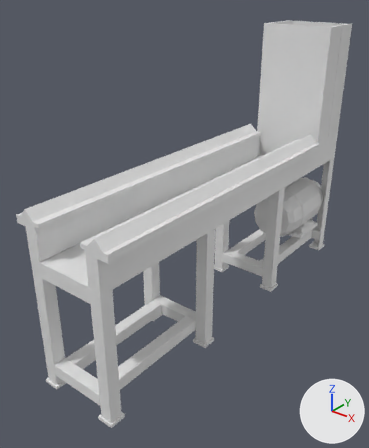
Renders of the Blender file Base3.blend from each side of a commit.
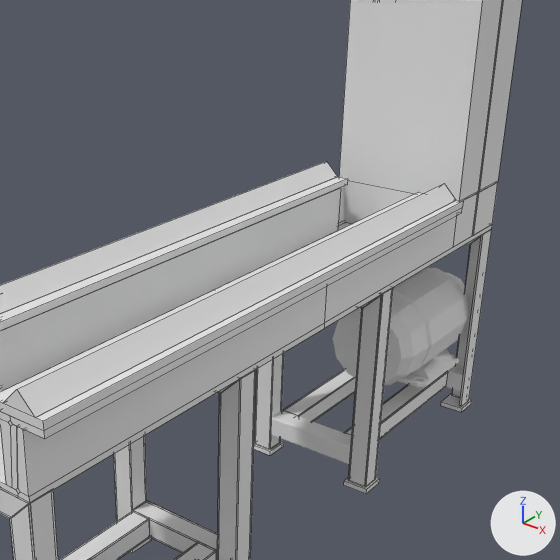
Each version is shown whole from a 50 mm camera at (0.772, -1.944, 1.078) aimed at (-0.192, -0.739, 0.331), then close up on the part from 23% to 100% of the width and 9% to 73% of the height. The axes (+X, +Y, +Z) are drawn at lower right. The lights are the same throughout. The close-ups show mesh edges as thin lines.

Objects in the first close-up: 'Base global', 'Base superior Frontal', 'Base superior Posterior', 'Cabeza Polea', 'Cabeza Polea.001', 'Guia plana Frontal', 'Guia plana posterior', 'Guia principal Frontal', 'Guia principal Posterior', 'Pata 2 posterior', 'Pata 3 posterior', 'motor'.
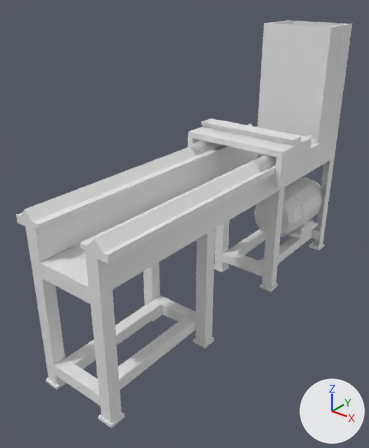
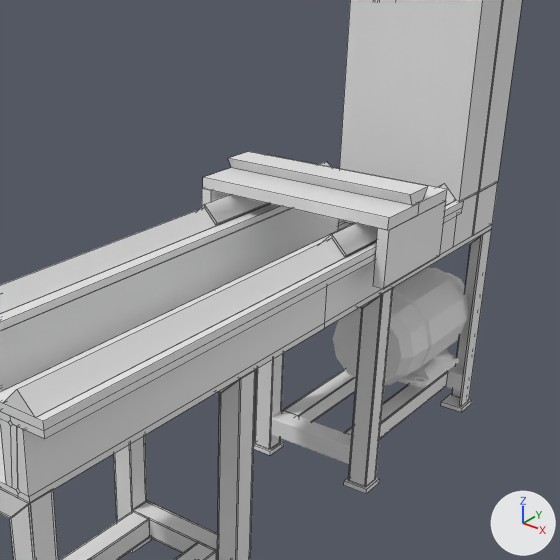
What differs and where, as boxes [x1, y1, x2, y2] in the close-ups (560 x 560 px; the box of a moved part takes in the faces that stretch with it):
'Base derecha', added
    after: [203, 168, 419, 230]
'Base guia', added
    after: [228, 152, 428, 205]
'Base Lateral Posterior', added
    after: [373, 201, 446, 289]
'Guia Frontal', shown
    after: [200, 195, 268, 224]
'Guia Posterior', shown
    after: [324, 223, 377, 257]
'Base 1', shown
    after: [268, 155, 447, 215]
'Base Lateral Frontal', shown
    after: [202, 188, 230, 206]
part 1 of me_plane_023, moved or reshaped (not visible before)
    after: [268, 155, 447, 210]

The change, as a list of edits to the scene's bpy script:
```text
Add mat_default_obj_012:
    mat_default_obj_012 = principled_material('Default OBJ.012')
    mat_default_obj_012.base_color = (0.8, 0.8, 0.8)  # white #e7e7e7
Change me_plane_023:
    where me_plane_023.from_pydata(...)  # 8 vertices, 6 faces; spans x 0.0..0.1, y 0.0..0.02, z -0.446..0.0
    used by ob_base_1; location = (0.066, -0.462, 0.567); rotation_euler = (1.571, 0.0, 1.571), in degrees (90, 0, 90)
    me_plane_023 part 1: the whole mesh is scaled about the mesh origin by (1, 1, 0.833)
Change me_plane_027:
    where me_plane_027.from_pydata(...)  # 8 vertices, 6 faces; spans x 0.0..0.1, y 0.0..0.02, z -0.4..-0.148
    used by ob_base_lateral_frontal; location = (0.036, -0.762, 0.567); rotation_euler = (1.571, 1.571, 0.0), in degrees (90, 90, 0)
    remove me_plane_027.materials.append(mat_default_obj_024)  # white #e7e7e7
    me_plane_027 part 2: the whole mesh is scaled about its middle by (1, 1, 0.799), then moved by (0.0, 0.0, -0.025)
    add me_plane_027.materials.append(mat_default_obj_025)  # white #e7e7e7
Add me_plane_015:
    me_plane_015.from_pydata(...)  # a box spanning x 0.0..0.1, y 0.0..0.02, z -0.372..0.0
    me_plane_015.materials.append(mat_default_obj_012)  # white #e7e7e7
Add me_plane_025_1:
    me_plane_025_1.from_pydata([(0.049, 0.0, -0.014), (0.038, 0.02, -0.014), (0.1, 0.02, -0.014), (0.087, 0.0, -0.014), (0.049, 0.0, -0.381), (0.087, 0.0, -0.381), (0.1, 0.02, -0.381), (0.038, 0.02, -0.381)], [], [(0, 1, 2, 3), (4, 5, 6, 7), (1, 0, 4, 7), (2, 1, 7, 6), (3, 2, 6, 5), (0, 3, 5, 4)])
    me_plane_025_1.materials.append(mat_default_obj_022)  # white #e7e7e7
Add me_plane_027_1:
    me_plane_027_1.from_pydata(...)  # a box spanning x 0.0..0.1, y 0.0..0.02, z -0.4..-0.199
    me_plane_027_1.materials.append(mat_default_obj_024)  # white #e7e7e7
Change ob_guia_frontal:
    remove ob_guia_frontal.hide_set(True)  # its collection is switched off
Change ob_base_1:
    ob_base_1.location: (0.066, -0.462, 0.567) -> (0.055, -0.462, 0.567)
    remove ob_base_1.hide_set(True)  # its collection is switched off
Change ob_base_lateral_frontal:
    ob_base_lateral_frontal.location: (0.036, -0.762, 0.567) -> (-0.319, -0.762, 0.567)
    remove ob_base_lateral_frontal.hide_set(True)  # its collection is switched off
Change ob_guia_posterior:
    remove ob_guia_posterior.hide_set(True)  # its collection is switched off
Add ob_base_derecha:
    ob_base_derecha = bpy.data.objects.new('Base derecha', me_plane_015)
    ob_base_derecha.location = (0.055, -0.563, 0.567)
    ob_base_derecha.rotation_euler = (1.571, 0.0, 1.571)  # degrees (90, 0, 90)
Add ob_base_guia:
    ob_base_guia = bpy.data.objects.new('Base guia', me_plane_025_1)
    ob_base_guia.location = (0.066, -0.53, 0.587)
    ob_base_guia.rotation_euler = (1.571, 0.0, 1.571)  # degrees (90, 0, 90)
Add ob_base_lateral_posterior:
    ob_base_lateral_posterior = bpy.data.objects.new('Base Lateral Posterior', me_plane_027_1)
    ob_base_lateral_posterior.location = (0.036, -0.762, 0.567)
    ob_base_lateral_posterior.rotation_euler = (1.571, 1.571, 0.0)  # degrees (90, 90, 0)
```
